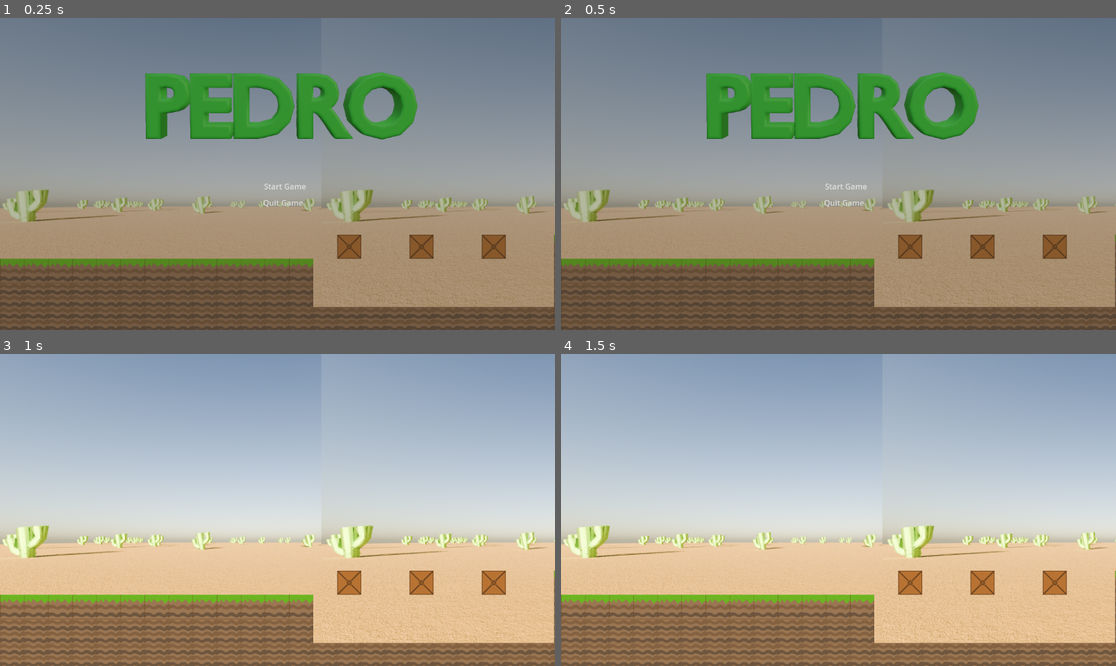
Above: before the commit, frames 1-4 (two rows, left to right).
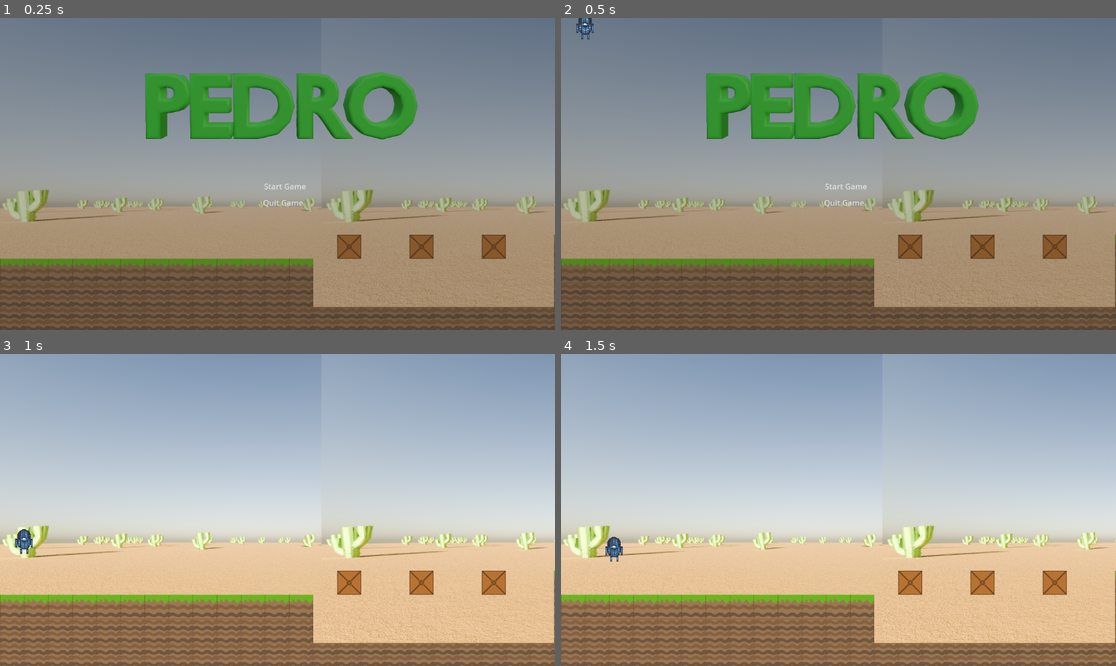
Above: after the commit, the same moments.

Repository: Burns3y/Pedro
Game: Godot game, scene res://scenes/levels/level 1.tscn
Same seed, same stepped clock (60 frames per second), same inputs: the game is played once before the commit and once after it. The engine's default icon, where the game draws it, is replaced by a stand-in: a white triangle on a blue panel in a dark square.
Inputs:
- Up to frame 1 (0.25 s): no input
- Up to frame 2 (0.5 s): no input
- Up to frame 3 (1 s): click "Start Game" at 0.5 s
- Up to frame 4 (1.5 s): tap Enter (ui_accept) at 1.25 s; hold Right (ui_right) from 1.28 s (still down)

Frame 1 is identical in both runs. In frame 2, 0.2% of the frame differs, in the area x 2-6%, y 0-7%; in frame 3, 0.2%; in frame 4, 0.2%, in the area x 8-12%, y 58-67%.

Commit message:
pedro in lvl 1

Diff:
--- a/scenes/levels/level 1.tscn
+++ b/scenes/levels/level 1.tscn
@@ -1,8 +1,9 @@
-[gd_scene load_steps=6 format=3 uid="uid://b2ka0p8hqghii"]
+[gd_scene load_steps=7 format=3 uid="uid://b2ka0p8hqghii"]
 
 [ext_resource type="Texture2D" uid="uid://4853smc3bg2i" path="res://assets/backgrounds/pedro_bg3.png" id="1_u5ag3"]
 [ext_resource type="PackedScene" uid="uid://chksvnkh4bye7" path="res://scenes/levels/Start Screen/start_screen.tscn" id="2_ibqr6"]
 [ext_resource type="Texture2D" uid="uid://bw5dexwiyucm6" path="res://assets/tiles/pedro_tiles.png" id="3_6idkb"]
+[ext_resource type="PackedScene" uid="uid://61bcos6b4c8a" path="res://scenes/player/pedro.tscn" id="4_josbn"]
 
 [sub_resource type="TileSetAtlasSource" id="TileSetAtlasSource_1xq0u"]
 texture = ExtResource("3_6idkb")
@@ -407,3 +408,6 @@
 
 [node name="Start_Screen" parent="." instance=ExtResource("2_ibqr6")]
 position = Vector2(-4, 23)
+
+[node name="Pedro" parent="." instance=ExtResource("4_josbn")]
+position = Vector2(-362, -718)
